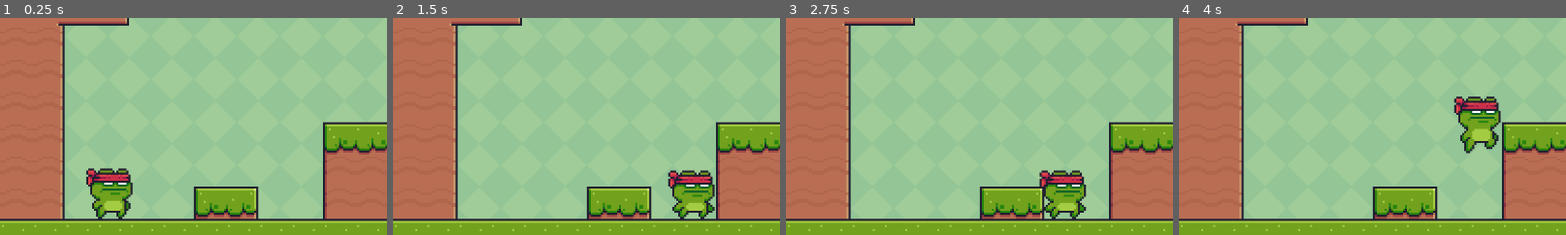
Above: before the commit, frames 1-4 (left to right).
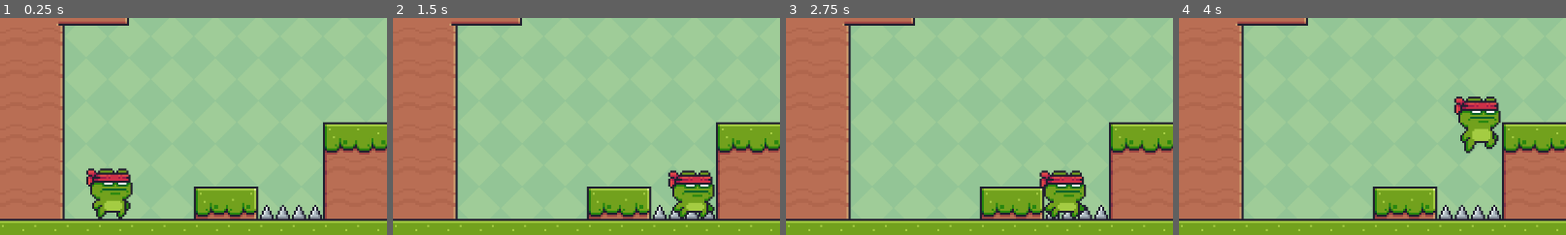
Above: after the commit, the same moments.

Repository: CatChow0/GoDot-2D-Platformer
Game: Godot game, scene res://main.tscn
Two runs of this game, one before a commit and one after it. Both use one fixed random seed, a clock stepped at 60 frames per second and the inputs below.
Inputs:
- Up to frame 1 (0.25 s): no input
- Up to frame 2 (1.5 s): tap Enter (ui_accept) at 0.5, 0.77 s; hold Right (ui_right) from 0.53 s (still down)
- Up to frame 3 (2.75 s): tap Enter (ui_accept) at 1.52 s; release Right (ui_right) at 2.03 s; hold Left (ui_left) from 2.03 s (still down)
- Up to frame 4 (4 s): release Left (ui_left) at 2.78 s; hold Right (ui_right) from 2.78 s (still down); tap Enter (ui_accept) at 3.02, 3.77 s
The pictures show only the part of the screen within x 0-50%, y 50-100%; the shares and areas given below are measured in that part.

The runs differ from the first frame. In frame 1, 0.6% of the frame differs, in the area x 66-84%, y 86-93%; in frame 2, 0.4%; in frame 3, 0.4%; in frame 4, 0.6%.

Commit message:
N°4 - Spike
Spike Collision DONE
Player Hurt By Spike DONE
Player Play Hurt Animation NOT DONE

Diff:
--- a/main.tscn
+++ b/main.tscn
@@ -1,8 +1,9 @@
-[gd_scene load_steps=6 format=3 uid="uid://cpn0ksbkyj3l5"]
+[gd_scene load_steps=7 format=3 uid="uid://cpn0ksbkyj3l5"]
 
 [ext_resource type="Texture2D" uid="uid://lxbmsrgtqe3y" path="res://Green.png" id="1_xrnn1"]
 [ext_resource type="Texture2D" uid="uid://dm0kxvwxmnyk7" path="res://Terrain (16x16).png" id="2_dufsi"]
 [ext_resource type="PackedScene" uid="uid://c4qk2h31p8h4s" path="res://scenes/main_character.tscn" id="3_qqfkp"]
+[ext_resource type="PackedScene" uid="uid://byepv46pl1spt" path="res://scenes/spikes.tscn" id="4_r3yyb"]
 
 [sub_resource type="TileSetAtlasSource" id="TileSetAtlasSource_3570p"]
 texture = ExtResource("2_dufsi")
@@ -460,7 +461,7 @@
 physics_layer_0/collision_layer = 1
 sources/0 = SubResource("TileSetAtlasSource_3570p")
 
-[node name="Node" type="Node"]
+[node name="world" type="Node"]
 
 [node name="TextureRect" type="TextureRect" parent="."]
 texture_filter = 1
@@ -480,5 +481,9 @@
 layer_0/tile_data = PackedInt32Array(917503, 393216, 0, 851992, 524288, 0, 851968, 458752, 0, 851969, 458752, 0, 851970 …(2801 unchanged characters)…
 
 [node name="player" parent="." instance=ExtResource("3_qqfkp")]
+z_index = 10
 position = Vector2(164, 575)
 scale = Vector2(3, 3)
+
+[node name="Spikes" parent="." instance=ExtResource("4_r3yyb")]
+position = Vector2(410, 600)
--- a/scenes/main_character.gd
+++ b/scenes/main_character.gd
@@ -1,4 +1,5 @@
 extends CharacterBody2D
+class_name Player
 
 const SPEED = 400.0
 const JUMP_VELOCITY = -700.0
@@ -40,6 +41,10 @@
 	var isLeft = velocity.x < 0
 	animated_sprite_2d.flip_h = isLeft
 
-func hurt () :
-	life -= 1
-	animated_sprite_2d.play("hurt")
+
+func hurt() -> void:
+	if life > 1:
+		life -= 1
+		animated_sprite_2d.play("running")
+	else :
+		animated_sprite_2d.play("running")
--- a/scenes/main_character.tscn
+++ b/scenes/main_character.tscn
@@ -245,14 +245,14 @@
 [sub_resource type="RectangleShape2D" id="RectangleShape2D_oeh25"]
 size = Vector2(21, 24)
 
-[node name="CharacterBody2D" type="CharacterBody2D"]
+[node name="player" type="CharacterBody2D"]
 script = ExtResource("1_6kvwi")
 
 [node name="AnimatedSprite2D" type="AnimatedSprite2D" parent="."]
 texture_filter = 1
 sprite_frames = SubResource("SpriteFrames_v5hjh")
+animation = &"hurt"
 autoplay = "default"
-frame_progress = 0.326913
 
 [node name="CollisionShape2D" type="CollisionShape2D" parent="."]
 position = Vector2(1, 4)
--- a/scenes/spike.tscn
+++ /dev/null
@@ -1,21 +0,0 @@
-[gd_scene load_steps=3 format=3 uid="uid://p8jsu3vyai1l"]
-
-[ext_resource type="Texture2D" uid="uid://8o6co8tg2jxg" path="res://assets/enemy/spike/Idle.png" id="1_fslga"]
-
-[sub_resource type="RectangleShape2D" id="RectangleShape2D_xhdjp"]
-size = Vector2(19, 9)
-
-[node name="spike" type="StaticBody2D"]
-
-[node name="Sprite2D" type="Sprite2D" parent="."]
-texture_filter = 1
-texture = ExtResource("1_fslga")
-
-[node name="CollisionPolygon2D" type="CollisionPolygon2D" parent="."]
-polygon = PackedVector2Array(-8, 8, 7, 8, 7, 6, 6, 4, 5, 2, 4, 1, 3, 1, 2, 2, 1, 4, 0, 6, -1, 6, -2, 4, -3, 2, -4, 1, -5, 1, -6, 2, -7, 4, -8, 6)
-
-[node name="Area2D" type="Area2D" parent="."]
-
-[node name="CollisionShape2D" type="CollisionShape2D" parent="Area2D"]
-position = Vector2(-0.5, 3.5)
-shape = SubResource("RectangleShape2D_xhdjp")
--- /dev/null
+++ b/scenes/spikes.gd
@@ -0,0 +1,6 @@
+extends Area2D
+
+func _on_Spikes_body_entered(body):
+	if body is Player:
+		print(body.life)
+		body.hurt()
--- /dev/null
+++ b/scenes/spikes.tscn
@@ -0,0 +1,24 @@
+[gd_scene load_steps=3 format=3 uid="uid://byepv46pl1spt"]
+
+[ext_resource type="Texture2D" uid="uid://8o6co8tg2jxg" path="res://assets/enemy/spike/Idle.png" id="1_3pv2c"]
+[ext_resource type="Script" path="res://scenes/spikes.gd" id="1_4scrd"]
+
+[node name="Spikes" type="Area2D"]
+scale = Vector2(3, 3)
+script = ExtResource("1_4scrd")
+
+[node name="Sprite2D" type="Sprite2D" parent="."]
+texture_filter = 1
+texture = ExtResource("1_3pv2c")
+
+[node name="Sprite2D2" type="Sprite2D" parent="."]
+texture_filter = 1
+position = Vector2(16, 0)
+texture = ExtResource("1_3pv2c")
+
+[node name="CollisionPolygon2D" type="CollisionPolygon2D" parent="."]
+position = Vector2(0.0868053, 0)
+scale = Vector2(1.00694, 1)
+polygon = PackedVector2Array(-8.03103, 8, 22.7552, 8, 22.7552, 6, 21.7621, 4, 20.769, 2, 19.7759, 1, 18.7828, 1, 17.7897, 2, 16.7966, 4, 15.8034, 6, 14.8103, 6, 13.8172, 4, 12.8241, 2, 11.831, 1, 10.8379, 1, 9.84483, 2, 8.85172, 4, 7.85862, 6, 6.86552, 6, 5.87241, 4, 4.87931, 2, 3.88621, 1, 2.8931, 1, 1.9, 2, 0.906897, 4, -0.0862067, 6, -1.07931, 6, -2.07241, 4, -3.06552, 2, -4.05862, 1, -5.05172, 1, -6.04483, 2, -7.03793, 4, -8.03103, 6)
+
+[connection signal="body_entered" from="." to="." method="_on_Spikes_body_entered"]
